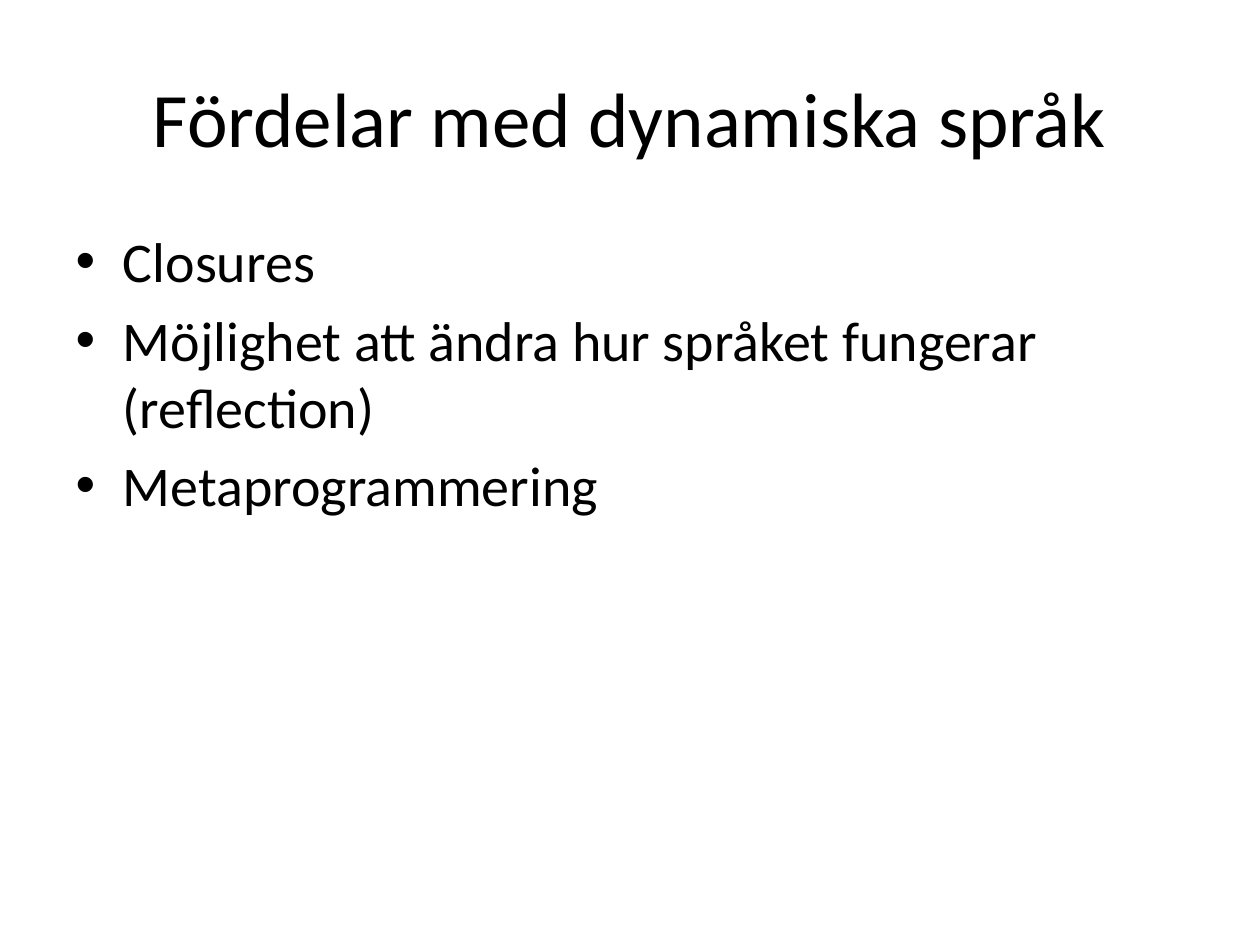
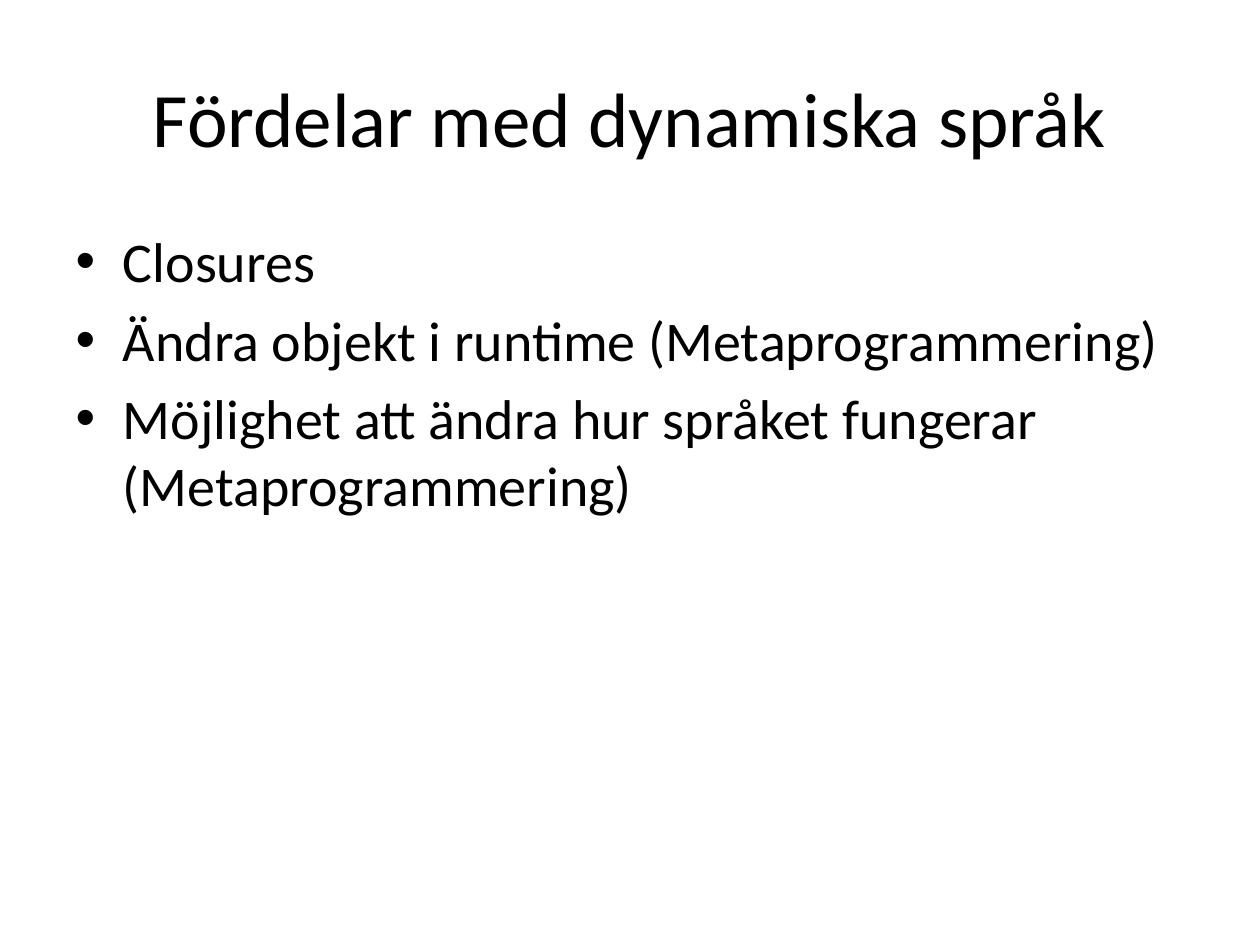
Before and after one commit to me97esn/groovyseminarium, a slide deck: slide 9 of groovyseminarie/dokument/groovyseminarium_source.pptx (slide 5 before the commit). Drawn at 1260x945 pixels with LibreOffice and Linux fonts; fonts in the diff are those of the drawing. Boxes give left, top, right and bottom in pixels: in the first picture for what was removed or moved away, otherwise in the second. Text is boxed around its words. In the diff, an @@ line names an element or a change of style, - is before the commit and + after.

```diff
--- a/groovyseminarie/dokument/groovyseminarium_source.pptx
+++ b/groovyseminarie/dokument/groovyseminarium_source.pptx
@@ text at <box>123,316,1157,516</box>: text changed @@
-• Möjlighet att ändra hur språket fungerar (reflection)
-• Metaprogrammering
+• Ändra objekt i runtime (Metaprogrammering)
+• Möjlighet att ändra hur språket fungerar (Metaprogrammering)
```
Also in this commit, not shown: 3 other slides changed, 5 slides added, 2 other files.
